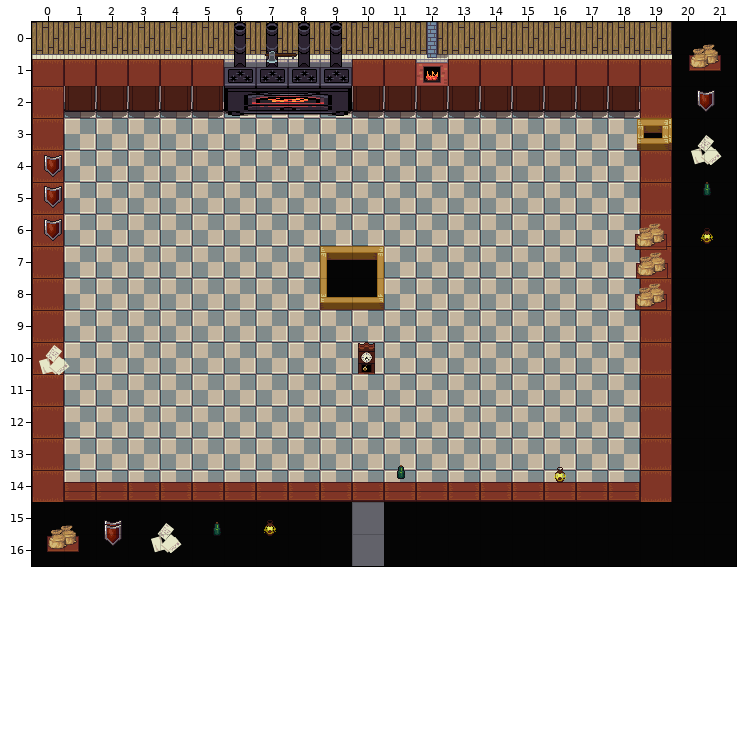
Two states of a Tiled map (JSON), assets/tilemaps/Map.json. The first picture shows the starting point.
Cells are 32x32 px. Shown: x 0..21, y 0..16.
The result:
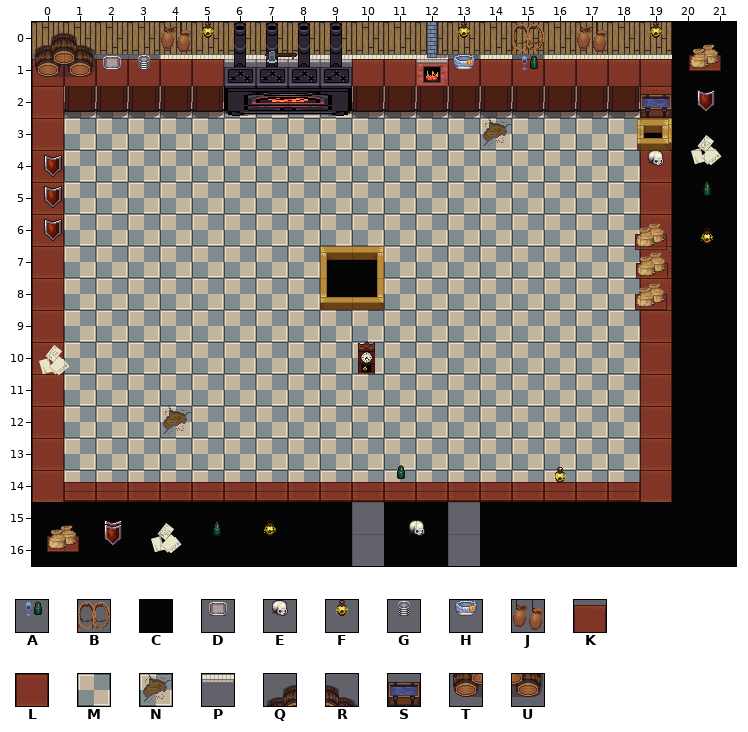
Key: from "tiles": A 6, B 9, C 19, D 21, E 25, F 26, G 38, H 39, J 42, K 53, L 54, M 64, N 80, P 107, Q 129, R 130, S 133, T 145, U 146.
_ is an empty cell.
Objects are placed by their top-left corner, in cells (3,4 is the top-left corner of cell 3,4); size is 1x1 cell unless given.
Edits made:
Layer "backgroundLayer":
Tile P becomes tile K in row 1 at x 0 to 3, 13 and 15.
The author put tile L in row 2 at x 19; in row 4 at x 19.
Tile M becomes tile N in row 3 at x 14; in row 12 at x 4.
Tile C is gone in rows 15 to 16 at x 13.
Layer "blockedLayer":
Tile K becomes tile A in row 1 at x 15.
The author put tile B in row 0 at x 15.
Tile K becomes tile D in row 1 at x 2.
Tile L becomes tile E in row 4 at x 19.
The author put tile F in row 0 at x 5, 13 and 19.
Tile K becomes tile G in row 1 at x 3.
Tile K becomes tile H in row 1 at x 13.
The author put tile J in row 0 at x 4 and 17.
The author put tile Q in row 0 at x 0.
The author put tile R in row 0 at x 1.
Tile L becomes tile S in row 2 at x 19.
Tile K becomes tile T in row 1 at x 0.
Tile K becomes tile U in row 1 at x 1.
Layer "objectsLayer":
A new object: E "pokeball" at 11.5,15.6.
